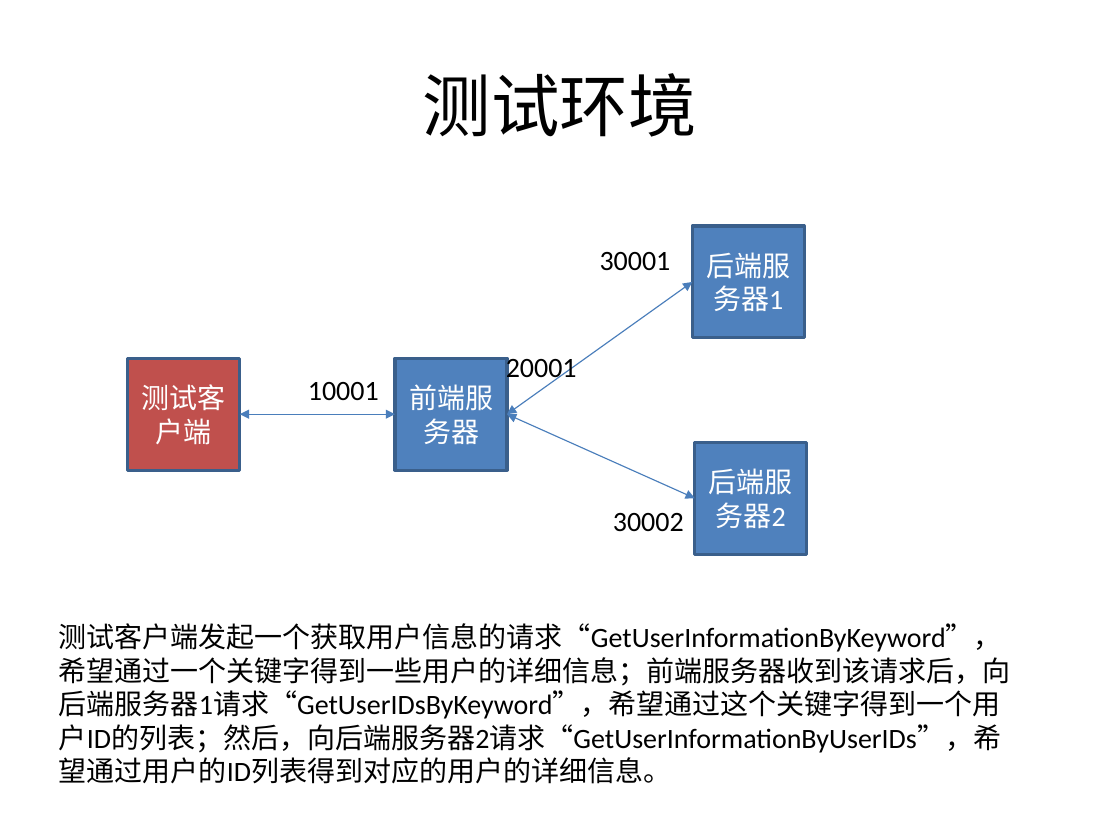
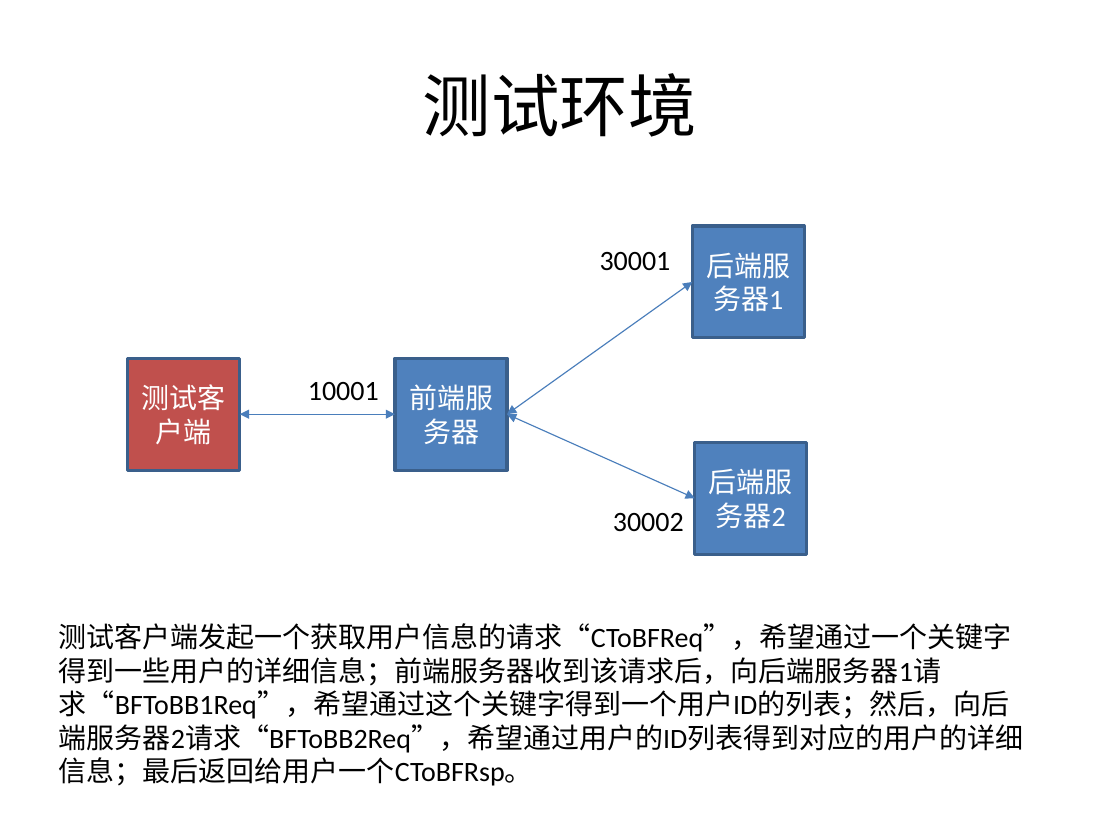
Before and after one commit to kkzhou/kknf, a slide deck: slide 21 of aanf/cpp/doc/AANF(All-Async Network Framework) introduction-v0.2.pptx. Drawn at 1120x840 pixels with LibreOffice and Linux fonts; fonts in the diff are those of the drawing. Boxes give left, top, right and bottom in pixels: in the first picture for what was removed or moved away, otherwise in the second. Text is boxed around its words. In the diff, an @@ line names an element or a change of style, - is before the commit and + after.

```diff
--- a/aanf/cpp/doc/AANF(All-Async Network Framework) introduction-v0.2.pptx
+++ b/aanf/cpp/doc/AANF(All-Async Network Framework) introduction-v0.2.pptx
@@ text removed at [506, 357, 577, 384] @@
-20001
@@ text at [59, 623, 1024, 786]: text changed @@
-测试客户端发起一个获取用户信息的请求“GetUserInformationByKeyword”，希望通过一个关键字得到一些用户的详细信息；前端服务器收到该请求后，向后端服务器1请求“GetUserIDsByKeyword”，希望通过这个关键字得到一个用户ID的列表；然后，向后端服务器2请求“GetUserInformationByUserIDs”，希望通过用户的ID列表得到对应的用户的详细信息。
+测试客户端发起一个获取用户信息的请求“CToBFReq”，希望通过一个关键字得到一些用户的详细信息；前端服务器收到该请求后，向后端服务器1请求“BFToBB1Req”，希望通过这个关键字得到一个用户ID的列表；然后，向后端服务器2请求“BFToBB2Req”，希望通过用户的ID列表得到对应的用户的详细信息；最后返回给用户一个CToBFRsp。
```
Also in this commit, not shown: 2 other slides changed, 8 other files.
